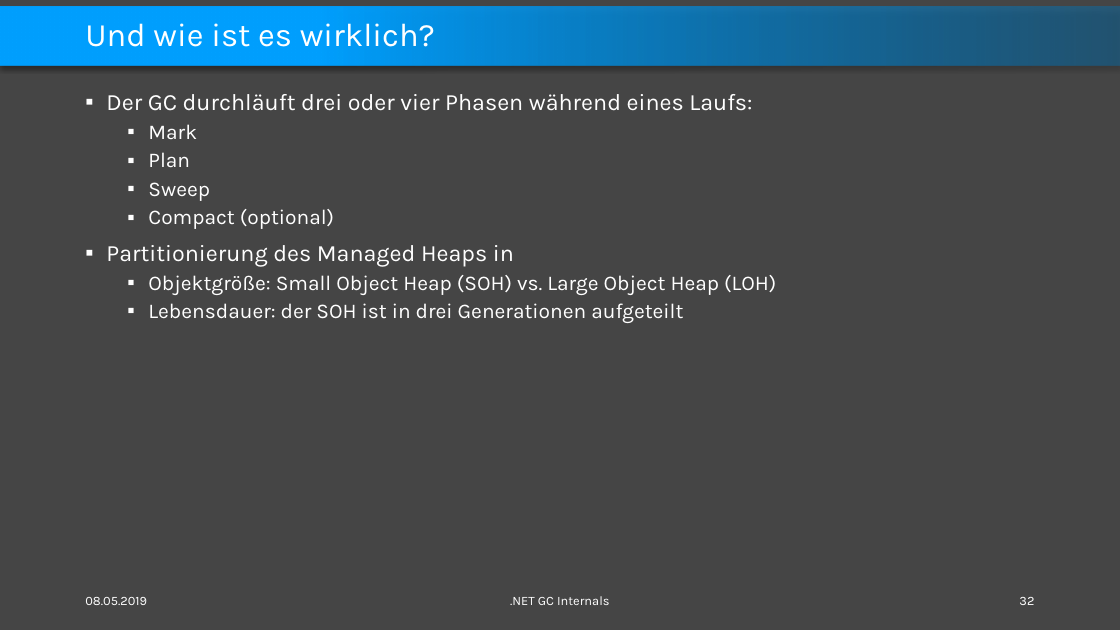
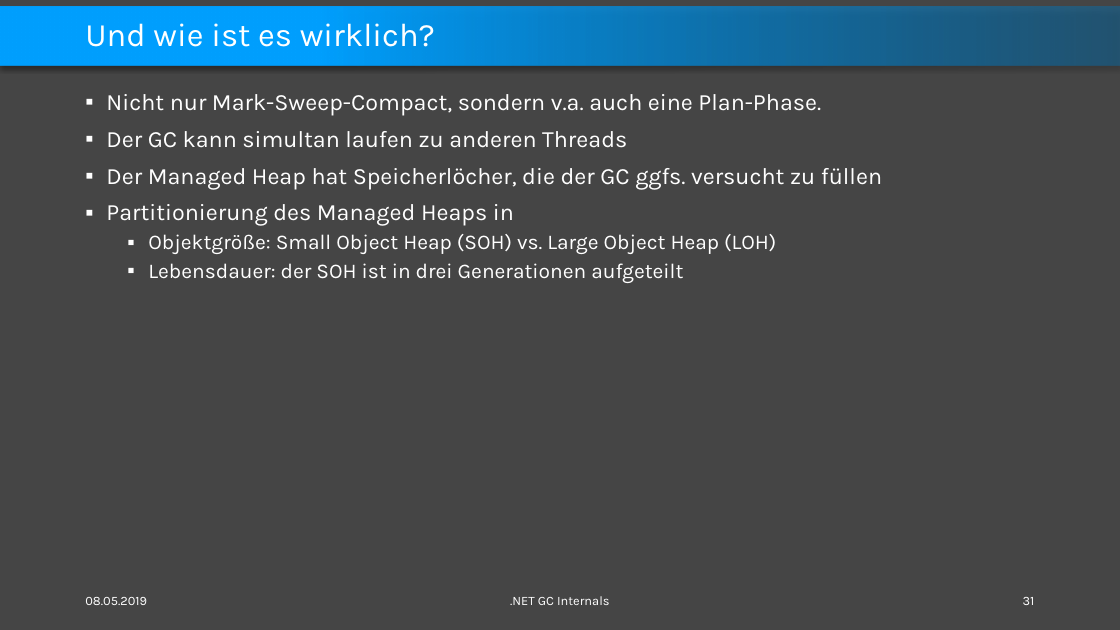
Before and after one commit to feO2x/DotnetGCInternals, a slide deck: slide 31 of Dotnet GC Internals.pptx (slide 32 before the commit). Drawn at 1120x630 pixels with LibreOffice and Linux fonts; fonts in the diff are those of the drawing. Boxes give left, top, right and bottom in pixels: in the first picture for what was removed or moved away, otherwise in the second. Text is boxed around its words. In the diff, an @@ line names an element or a change of style, - is before the commit and + after.

```diff
--- a/Dotnet GC Internals.pptx
+++ b/Dotnet GC Internals.pptx
@@ text at [106,94,882,189]: text changed @@
-▪ Der GC durchläuft drei oder vier Phasen während eines Laufs:
-  ▪ Mark
-  ▪ Plan
-  ▪ Sweep
-  ▪ Compact (optional)
+▪ Nicht nur Mark-Sweep-Compact, sondern v.a. auch eine Plan-Phase.
+▪ Der GC kann simultan laufen zu anderen Threads
+▪ Der Managed Heap hat Speicherlöcher, die der GC ggfs. versucht zu füllen
@@ page number at [1023,597,1035,605]: text changed @@
-32
+31
```
Also in this commit, not shown: 10 other slides changed, 12 slides added.
